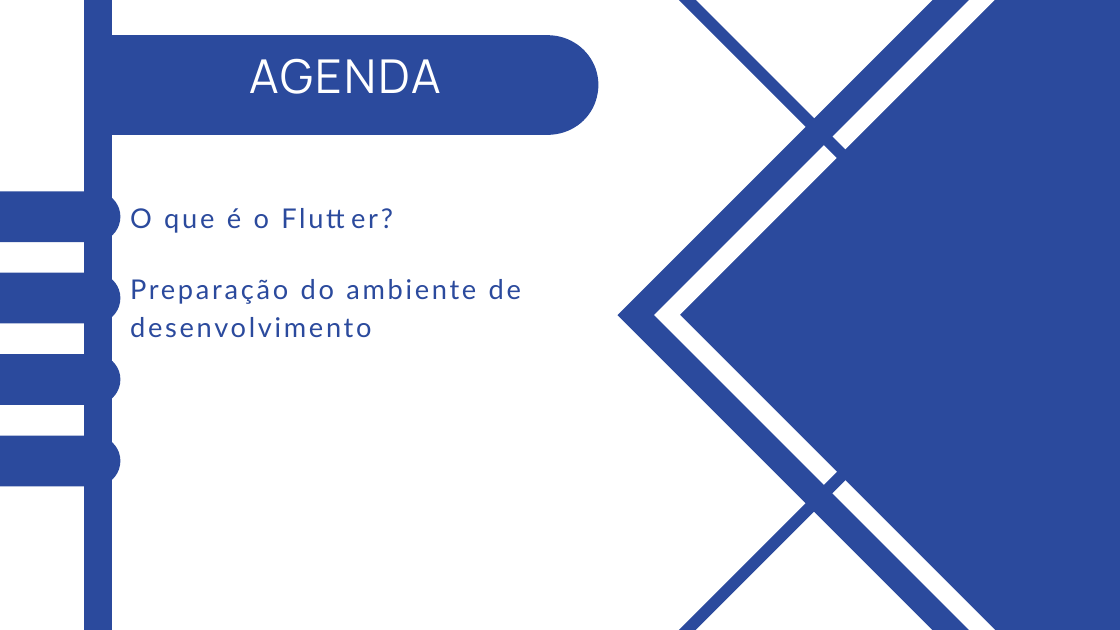
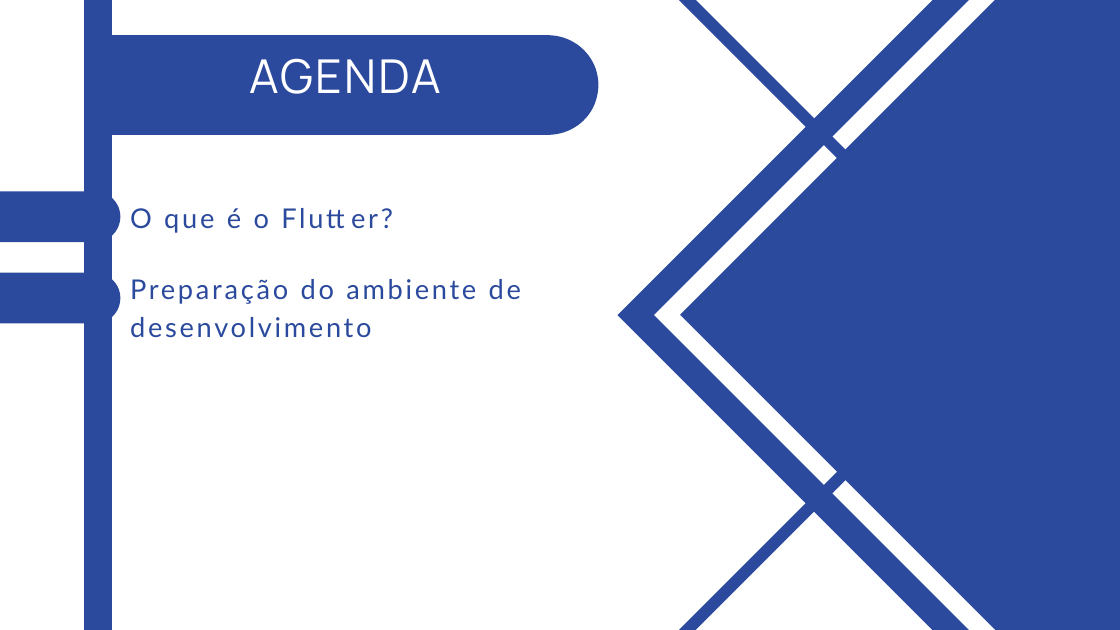
Before and after one commit to marcosdosea/TreinamentoFlutter, a slide deck: slide 2 of Aula01-Ambiente de Desenvolvimento/Aula01-Ambiente de Desenvolvimento Flutter.pptx. Drawn at 1120x630 pixels with LibreOffice and Linux fonts; fonts in the diff are those of the drawing. Boxes give left, top, right and bottom in pixels: in the first picture for what was removed or moved away, otherwise in the second. Text is boxed around its words. In the diff, an @@ line names an element or a change of style, - is before the commit and + after.

```diff
--- a/Aula01-Ambiente de Desenvolvimento/Aula01-Ambiente de Desenvolvimento Flutter.pptx
+++ b/Aula01-Ambiente de Desenvolvimento/Aula01-Ambiente de Desenvolvimento Flutter.pptx
@@ freeform shape removed at (0, 354, 120, 405) @@
@@ freeform shape removed at (0, 436, 120, 487) @@
```
Also in this commit, not shown: 1 other slide changed.
